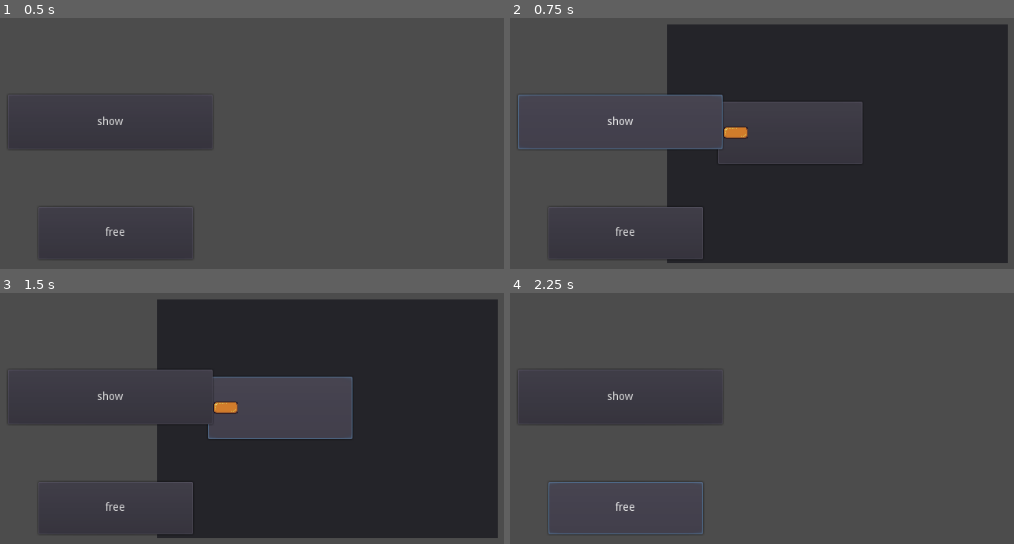
Above: before the commit, frames 1-4 (two rows, left to right).
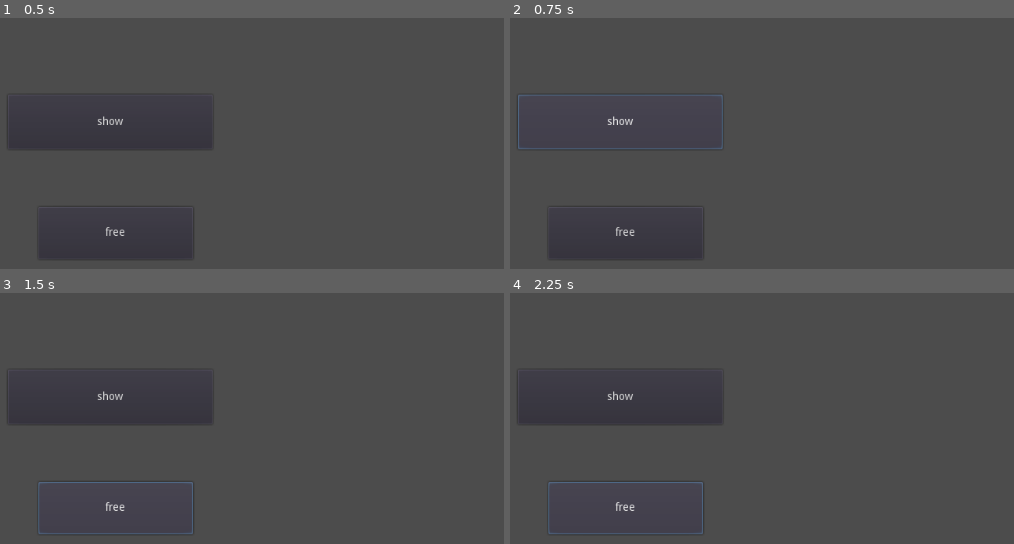
Above: after the commit, the same moments.

Repository: kaluluosi/game-study
Game: Godot game, scene res://scene/main.tscn
Two runs of this game, one before a commit and one after it. Both use one fixed random seed, a clock stepped at 60 frames per second and the inputs below. The project has no main scene, so this scene is started directly.
Inputs (mouse positions are in pixels of both pictures, inside the frame that each line leads up to; where the layout moved, square brackets give the same spot in the first picture):
- Up to frame 1 (0.5 s): no input
- Up to frame 2 (0.75 s): click "show" at 0.5 s
- Up to frame 3 (1.5 s): click (115, 508) [282, 408] at 1.25 s
- Up to frame 4 (2.25 s): click "free" at 2 s

Frame 1 is identical in both runs. In frame 2, 54% of the frame differs, in the area x 31-99%, y 2-98%; in frame 3, 54%, in the area x 7-99%, y 2-98%; in frame 4, nothing differs.
Error after the commit: Invalid get index 'ui' (on base: 'Nil'). (res://script/ui/UIManager.gd:31)

Commit message:
导航功能

Diff:
--- a/script/ui/UIManager.gd
+++ b/script/ui/UIManager.gd
@@ -21,5 +21,28 @@
 
 enum Layer {bottom, hud, default, popup, top}
 
-func add_ui_to_layer(ui:Control, layer:Control):
-	layer.add_child(ui)
+var history = {
+	pre=[],
+	post=[],
+	cur=null
+}
+
+func add_ui_to_layer(panel:BasePanel, layer:Control):
+	layer.add_child(panel.ui)
+	if panel.navitable:
+		if history.cur:
+			history.pre.push_front(history.cur)
+		history.cur = panel
+		history.post.clear()
+
+func record(panel):
+	history.pre.push_front(history.cur)
+	history.cur = panel
+
+func back():
+	var post = history.cur as BasePanel
+	var panel = history.pre.pop_front()
+	history.cur = panel
+	history.post.push_front(post)
+	post.close()
+	panel.show()
--- a/script/ui/base/BasePanel.gd
+++ b/script/ui/base/BasePanel.gd
@@ -8,6 +8,9 @@
 var UIName:String setget , _get_ui_name
 var ui:Control
 var layer:Control
+
+# 是否可导航
+var navitable:bool = false
 
 func _init():
 	print('在_init里面设置UIName')
--- /dev/null
+++ b/script/ui/base/FullScreenPanel.gd
@@ -0,0 +1,17 @@
+"""
+全屏界面，会隐藏其它层的UI
+"""
+
+extends BasePanel
+
+var hide_layer_mask:Array = []
+
+func show():
+	.show()
+	for layer in hide_layer_mask:
+		layer.hide()
+
+func hide():
+	.hide()
+	for layer in hide_layer_mask:
+		layer.show()
